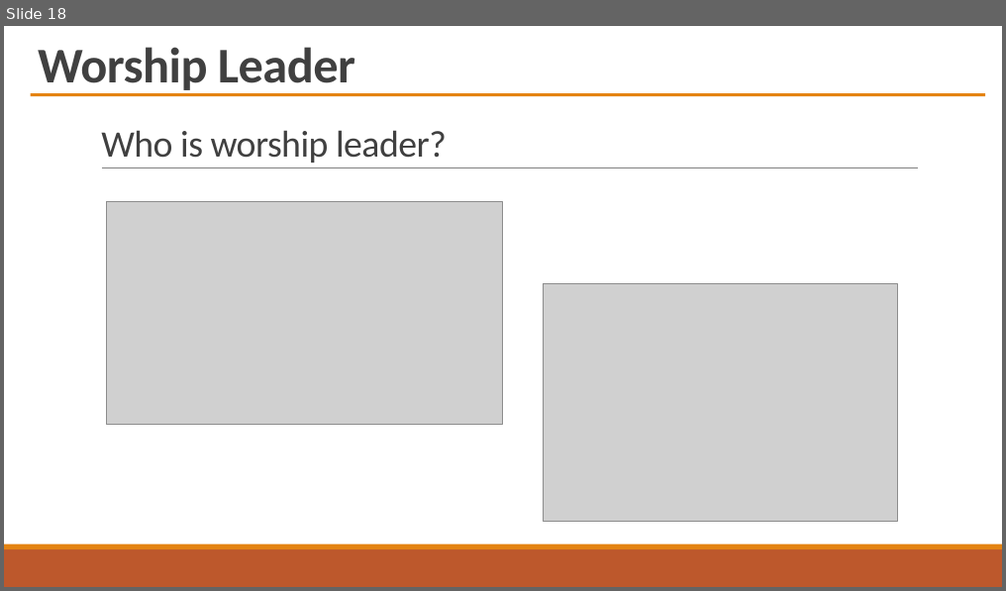
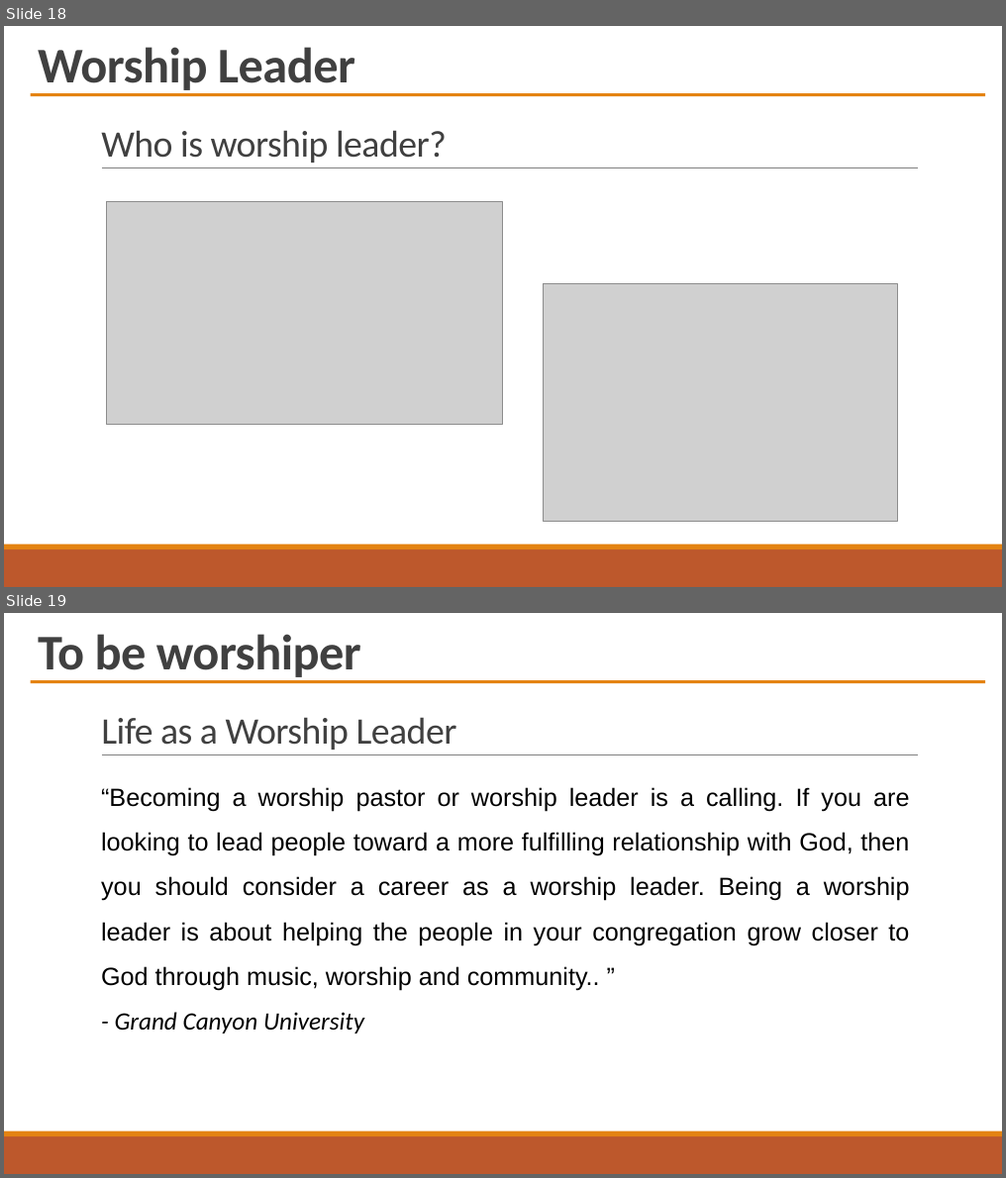
Before and after one commit to PhanNgocTrieu/SWPCT, a slide deck: Worship_Ref - 2211.pptx. Shown one above the other, each under a label of ours: slide 18 before the commit, slides 18 and 19 after it. The pictures are 1006x591 and 1006x1178 pixels, drawn with LibreOffice and Linux fonts; fonts in the diff are those of the drawing; grey boxes stand for pictures. Boxes give left, top, right and bottom in pixels: in the first picture for what was removed or moved away, otherwise in the second. Text is boxed around its words. In the diff, an @@ line names an element or a change of style, - is before the commit and + after.

```diff
--- a/Worship_Ref - 2211.pptx
+++ b/Worship_Ref - 2211.pptx
@@ slide 19 added at bbox=[4, 613, 1002, 1174], background #FFFFFF; not listed: 3 template elements that a slide beside it also shows @@
@@ text added at bbox=[38, 634, 361, 681], 48 pt, text #404040, bold @@
+To be worshiper
@@ rectangle added at bbox=[30, 680, 985, 683], fill #E48312 @@
@@ title added at bbox=[101, 717, 457, 750], 36 pt, text #404040 @@
+Life as a Worship Leader
@@ text added at bbox=[101, 787, 910, 1034], 24 pt, text #000000 @@
+“Becoming a worship pastor or worship leader is a calling. If you are looking to lead people toward a more fulfilling relationship with God, then you should consider a career as a worship leader. Being a worship leader is about helping the people in your congregation grow closer to God through music, worship and community.. ”
+- Grand Canyon University
```
Also in this commit, not shown: 16 other files.
